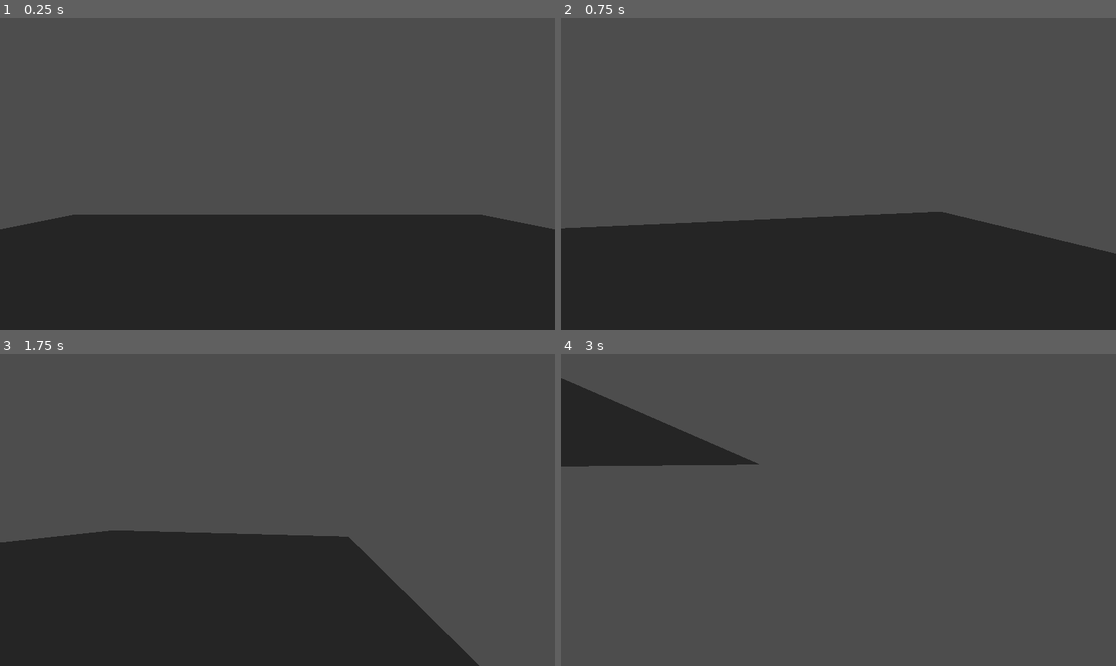
Above: before the commit, frames 1-4 (two rows, left to right).
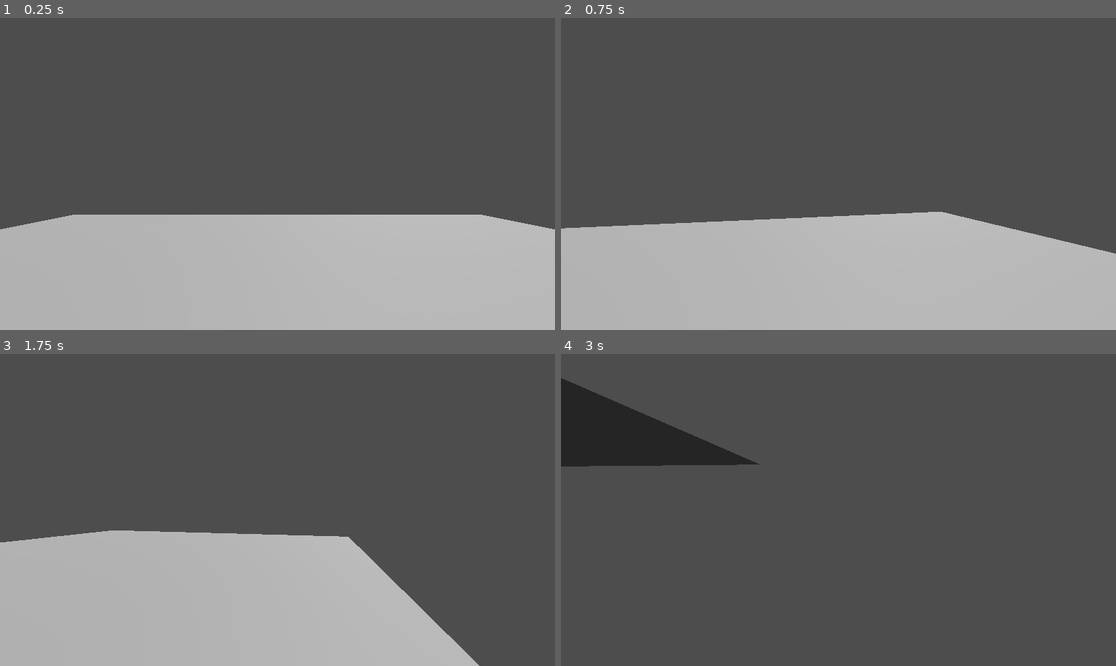
Above: after the commit, the same moments.

Repository: thedevbones/project-hillbilly
Game: Godot game, scene res://world.tscn
The game is run twice, just before and just after one commit, with the same random seed, the same clock (stepped at 60 frames per second) and the same inputs.
Inputs (mouse positions are in pixels of both pictures, inside the frame that each line leads up to):
- Up to frame 1 (0.25 s): no input
- Up to frame 2 (0.75 s): tap Enter at 0.5 s; move the mouse to (866, 174) at 0.52 s; hold D (walk_right) from 0.53 s (still down); tap W (walk_foward) at 0.6 s
- Up to frame 3 (1.75 s): tap Space (jump) at 0.77, 1.52 s; move the mouse to (249, 510) at 1.27 s; release D (walk_right) at 1.28 s; hold S (walk_back) from 1.28 s (still down); tap W (walk_foward) at 1.35 s
- Up to frame 4 (3 s): move the mouse to (849, 503) at 2.02 s; release S (walk_back) at 2.03 s; hold D (walk_right) from 2.03 s (still down); tap W (walk_foward) at 2.1, 2.85 s; move the mouse to (832, 516) at 2.77 s

The runs differ from the first frame. In frame 1, 36% of the frame differs, in the area x 0-100%, y 63-100%; in frame 2, 34%; in frame 3, 31%; in frame 4, nothing differs.

Commit message:
Added sky light

Diff:
--- a/world.tscn
+++ b/world.tscn
@@ -25,6 +25,10 @@
 [node name="WorldEnvironment" type="WorldEnvironment" parent="."]
 environment = SubResource("Environment_wbc6u")
 
+[node name="DirectionalLight3D" type="DirectionalLight3D" parent="."]
+transform = Transform3D(-0.866023, -0.433016, 0.250001, 0, 0.499998, 0.866027, -0.500003, 0.749999, -0.43301, 0, 0, 0)
+shadow_enabled = true
+
 [node name="TestFloor" type="CSGBox3D" parent="."]
 use_collision = true
 size = Vector3(10, 0, 10)
